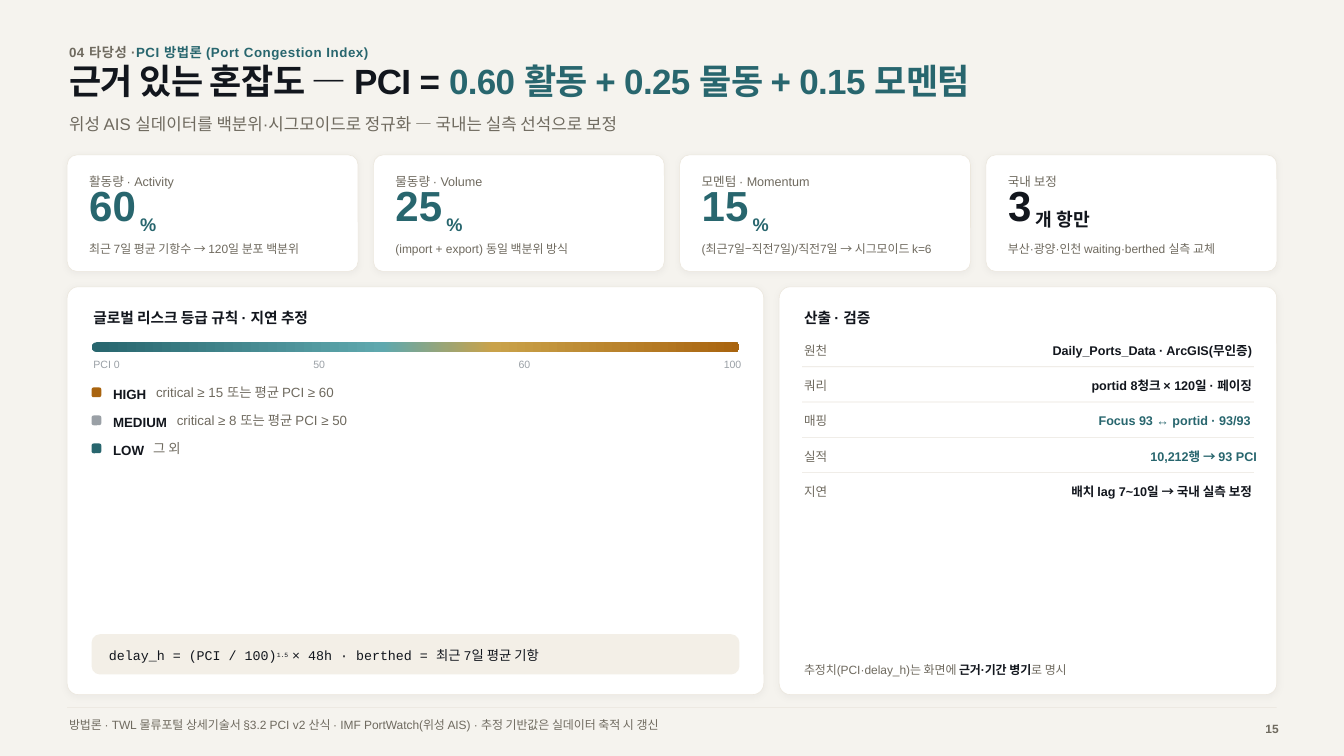
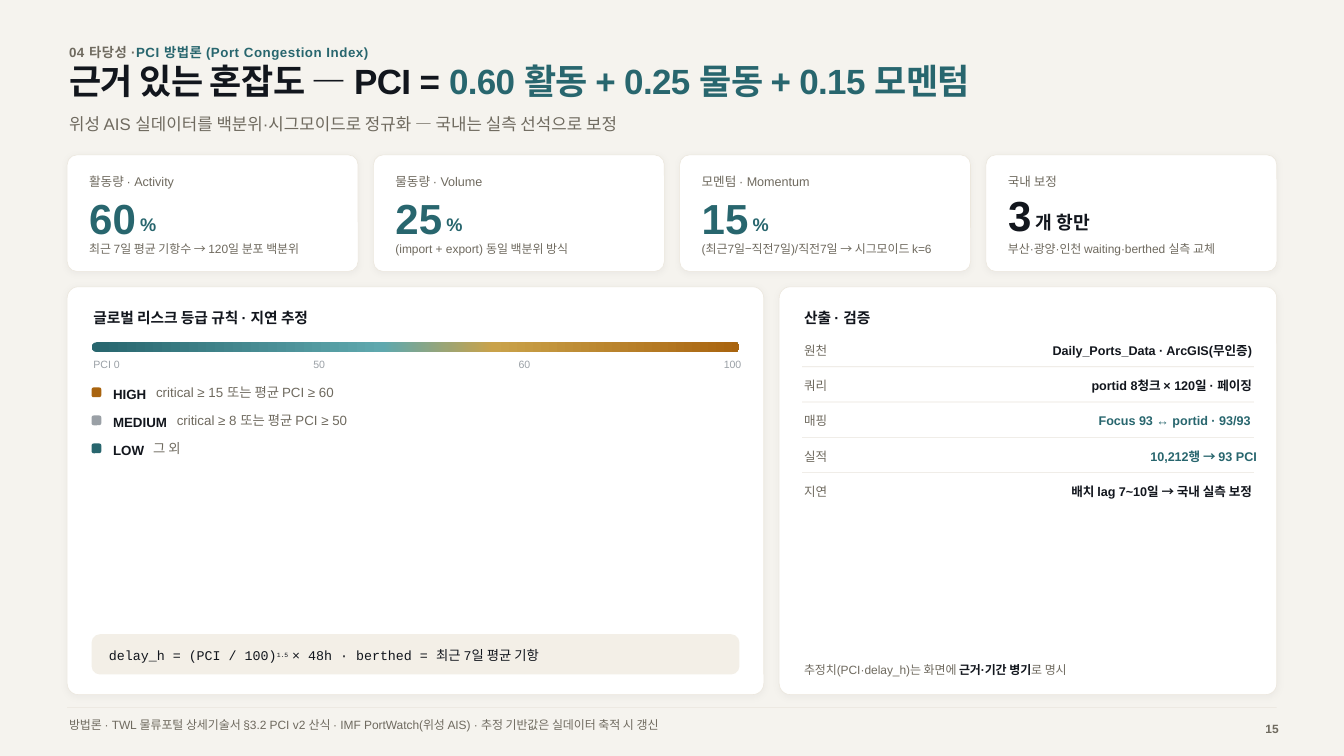
Before and after one commit to sitditrd/AI_SCM, a slide deck: slide 18 of PRJ_2026/발표자료/AI기반 글로벌 공급망 컨트롤타워_GlobalFont.pptx. Drawn at 1344x756 pixels with LibreOffice and Linux fonts; fonts in the diff are those of the drawing. Boxes give left, top, right and bottom in pixels: in the first picture for what was removed or moved away, otherwise in the second. Text is boxed around its words. In the diff, an @@ line names an element or a change of style, - is before the commit and + after.

```diff
--- a/PRJ_2026/발표자료/AI기반 글로벌 공급망 컨트롤타워_GlobalFont.pptx
+++ b/PRJ_2026/발표자료/AI기반 글로벌 공급망 컨트롤타워_GlobalFont.pptx
@@ 3 texts: place and size @@
-3 texts at [89, 191, 749, 222]
+3 texts at [89, 204, 749, 235]
@@ text "3": place and size @@
-text "3" at [1008, 191, 1031, 222]
+text "3" at [1008, 201, 1031, 232]
```
Also in this commit, not shown: 11 other slides changed.
